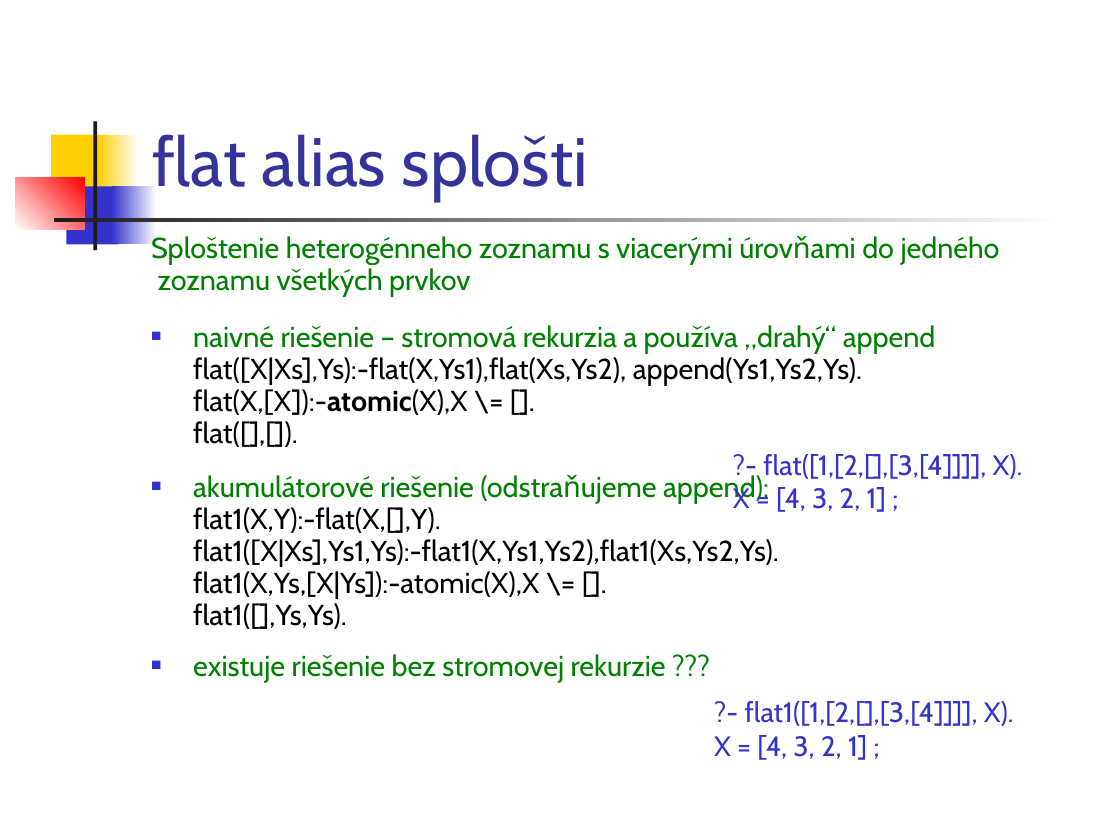
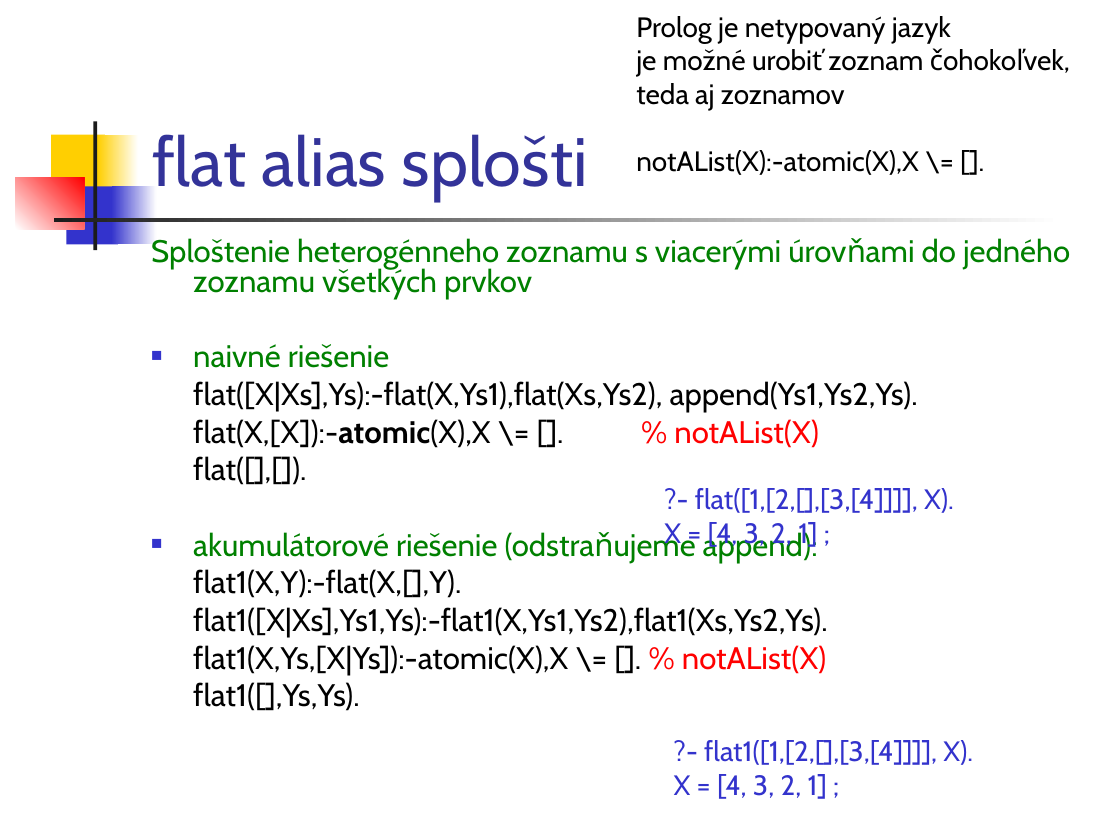
Before and after one commit to paradigmy/Prednasky, a slide deck: slide 17 of 11/logicke2.ppt. Drawn at 1120x840 pixels with LibreOffice and Linux fonts; fonts in the diff are those of the drawing. Boxes give left, top, right and bottom in pixels: in the first picture for what was removed or moved away, otherwise in the second. Text is boxed around its words. In the diff, an @@ line names an element or a change of style, - is before the commit and + after.

```diff
--- a/11/logicke2.ppt
+++ b/11/logicke2.ppt
@@ text added at bbox=[636, 16, 951, 175], 18 pt, text #000000 @@
+Prolog je netypovaný jazyk
+je možné urobiť zoznam čohokoľvek,
+teda aj zoznamov
+notAList(X):-atomic(X),X \= [].
@@ text at bbox=[151, 238, 1070, 368]: text changed; size 18.5 to 20 pt @@
-Sploštenie heterogénneho zoznamu s viacerými úrovňami do jedného
-zoznamu všetkých prvkov
-■ naivné riešenie – stromová rekurzia a používa „drahý“ append
+Sploštenie heterogénneho zoznamu s viacerými úrovňami do jedného zoznamu všetkých prvkov
+■ naivné riešenie
@@ text at bbox=[193, 381, 918, 711]: size 18.5 to 20 pt in "flat([X|Xs],Ys):-flat(X,Ys1),flat(Xs,Ys2), append(Ys1,Ys2,Ys ...", "flat([],[]).", "akumulátorové riešenie (odstraňujeme append):", "flat1(X,Y):-flat(X,[],Y)." and 2 more places; line spacing 0.7 to 0.8 @@
@@ text at bbox=[193, 419, 819, 448]: text changed; size 18.5 to 20 pt @@
-flat(X,[X]):-atomic(X),X \= [].
+flat(X,[X]):-atomic(X),X \= []. % notAList(X)
@@ text "?- flat([1,[2,[],[3,[4]]]], X).": place and size @@
-text "?- flat([1,[2,[],[3,[4]]]], X)." at bbox=[733, 454, 1023, 512]
+text "?- flat([1,[2,[],[3,[4]]]], X)." at bbox=[664, 488, 954, 549]
@@ text at bbox=[193, 645, 827, 676]: text changed; size 18.5 to 20 pt @@
-flat1(X,Ys,[X|Ys]):-atomic(X),X \= [].
+flat1(X,Ys,[X|Ys]):-atomic(X),X \= []. % notAList(X)
@@ text at bbox=[193, 654, 666, 683]: paragraph removed @@
-■ existuje riešenie bez stromovej rekurzie ???
@@ text "?- flat1([1,[2,[],[3,[4]]]], X).": place and size @@
-text "?- flat1([1,[2,[],[3,[4]]]], X)." at bbox=[714, 701, 1014, 760]
+text "?- flat1([1,[2,[],[3,[4]]]], X)." at bbox=[674, 740, 973, 799]
```
Also in this commit, not shown: 5 other slides changed, 1 slide added, 1 slide removed, 4 other files.
